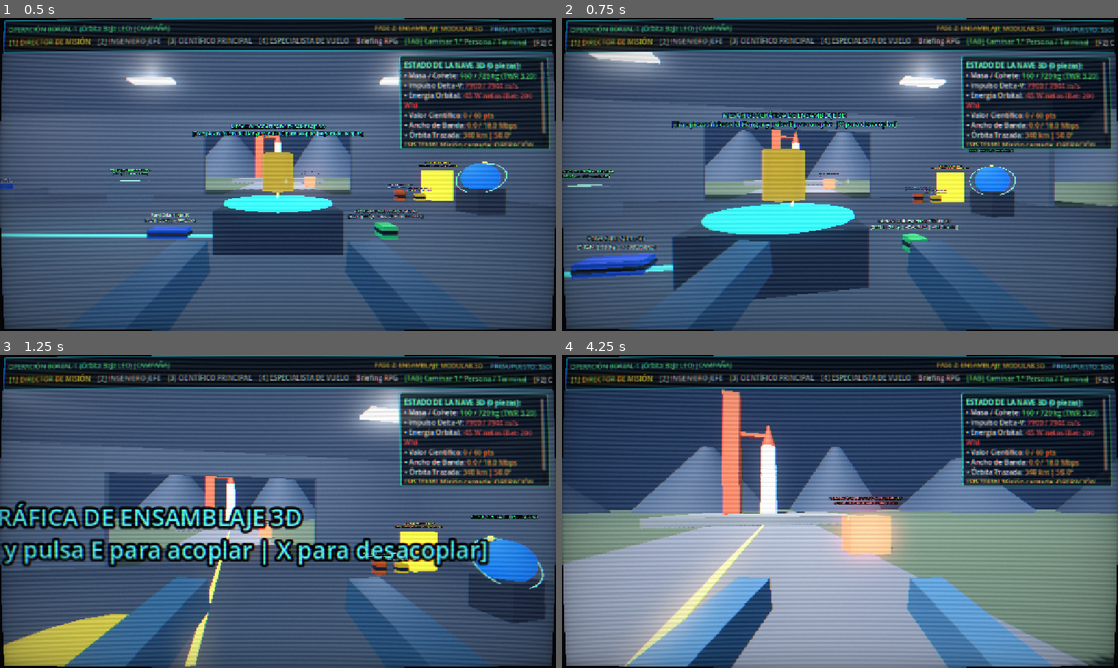
Above: before the commit, frames 1-4 (two rows, left to right).
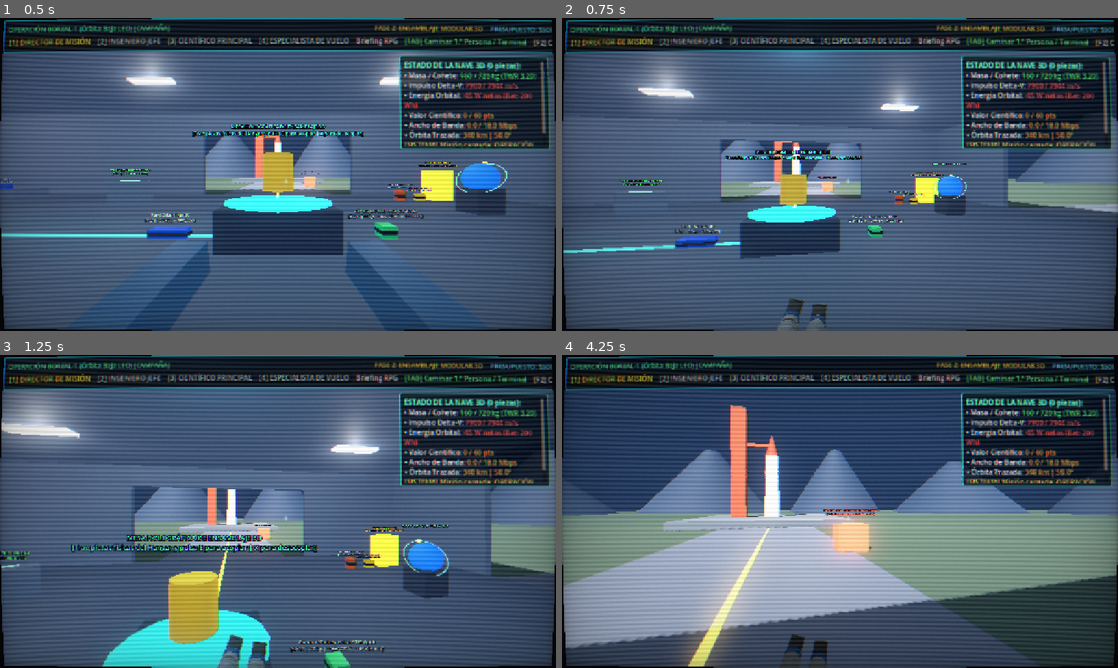
Above: after the commit, the same moments.

Repository: TechnoIsDeath/cosmic-blueprint--misi-n-control
Game: Godot game, scene res://scenes/Main.tscn
Same seed, same stepped clock (60 frames per second), same inputs: the game is played once before the commit and once after it.
Inputs (mouse positions are in pixels of both pictures, inside the frame that each line leads up to):
- Up to frame 1 (0.5 s): no input
- Up to frame 2 (0.75 s): tap Enter at 0.5 s; move the mouse to (867, 174) at 0.52 s; hold W from 0.53 s (still down); tap V at 0.6 s; click (867, 174) at 0.67 s
- Up to frame 3 (1.25 s): keep holding W; tap Space at 0.77 s
- Up to frame 4 (4.25 s): keep holding W; move the mouse to (812, 511) at 1.27 s; tap V at 1.35, 2.3, 3.05, 3.8 s; click (812, 511) at 1.42 s; tap Space at 1.52, 3.02, 3.77 s; move the mouse to (851, 505) at 2.02 s; tap E at 2.1 s; click (851, 505) at 2.17 s; move the mouse to (834, 517) at 2.77 s; tap Q at 2.85 s; click (834, 517) at 2.92 s; move the mouse to (878, 514) at 3.52 s; tap G at 3.6 s; click (878, 514) at 3.67 s

Frame 1 is identical in both runs. In frame 2, 24% of the frame differs, in the area x 0-100%, y 10-100%; in frame 3, 35%; in frame 4, 29%.

Commit message:
a
a

Diff:
--- a/project.godot
+++ b/project.godot
@@ -23,6 +23,7 @@
 
 window/size/viewport_width=1280
 window/size/viewport_height=720
+window/size/mode=3
 window/stretch/mode="canvas_items"
 window/stretch/aspect="expand"
 
--- a/scripts/Main.gd
+++ b/scripts/Main.gd
@@ -18,7 +18,9 @@
 		_run_automated_verification(room)
 
 func _run_automated_verification(room: ControlRoom3D) -> void:
-	print("[TEST] 1. Jugador 1.ª Persona instanciado en pos: ", room.player.global_position)
+	print("[TEST] 1. Jugador 1.ª Persona instanciado en pos: %s | Mallas Traje Mark III: %d" % [
+		str(room.player.global_position), room.player.suit_meshes.size()
+	])
 	print("[TEST] 2. Objetos físicos 3D en el mundo (PickupItem3D): ", room.pickups_container.get_child_count())
 
 	# Probar recoger un objeto físico con el jugador y acoplarlo a la nave
--- a/scripts/player/FirstPersonPlayer.gd
+++ b/scripts/player/FirstPersonPlayer.gd
@@ -21,6 +21,9 @@
 var flashlight: SpotLight3D
 var left_arm_mesh: MeshInstance3D
 var right_arm_mesh: MeshInstance3D
+var suit_pivot: Node3D
+var suit_meshes: Array[MeshInstance3D] = []
+var third_person: bool = false
 
 var held_item: PickupItem3D = null
 var held_rot_y: float = 0.0
@@ -70,7 +73,75 @@
 	camera.add_child(flashlight)
 
 	_build_first_person_arms()
+	_build_spacesuit_model()
+	_apply_camera_perspective()
 	Input.mouse_mode = Input.MOUSE_MODE_CAPTURED
+
+func _build_spacesuit_model() -> void:
+	suit_pivot = Node3D.new()
+	suit_pivot.name = "SpacesuitPivot"
+	add_child(suit_pivot)
+
+	var suit_scene_node: Node3D = null
+	var glb_path: String = "res://assets/models/mark_iii_spacesuit.glb"
+	if ResourceLoader.exists(glb_path):
+		var packed := load(glb_path) as PackedScene
+		if packed:
+			suit_scene_node = packed.instantiate() as Node3D
+
+	if suit_scene_node == null:
+		var doc := GLTFDocument.new()
+		var state := GLTFState.new()
+		var abs_path: String = ProjectSettings.globalize_path(glb_path)
+		if FileAccess.file_exists(abs_path) and doc.append_from_file(abs_path, state) == OK:
+			suit_scene_node = doc.generate_scene(state) as Node3D
+
+	if suit_scene_node == null:
+		return
+
+	# Orientación para modelos Z-up: levantar verticalmente y mirar al frente (-Z)
+	suit_scene_node.rotation_degrees = Vector3(-90.0, 180.0, 0.0)
+	suit_pivot.add_child(suit_scene_node)
+
+	suit_meshes.clear()
+	_collect_meshes(suit_scene_node)
+
+	# Escalar automáticamente a 1.80 m de altura y apoyar pies en y = 0.0
+	var combined_height: float = 1.98
+	var min_y_local: float = -0.89
+	if not suit_meshes.is_empty():
+		var first_aabb: AABB = suit_meshes[0].get_aabb()
+		# Tras rotar -90 en X, el eje Z del AABB original corresponde a la altura (Y)
+		combined_height = max(first_aabb.size.z, 0.2)
+		min_y_local = first_aabb.position.z
+
+	var target_scale: float = 1.80 / combined_height
+	suit_scene_node.scale = Vector3.ONE * target_scale
+	suit_scene_node.position = Vector3(0.0, -min_y_local * target_scale, 0.0)
+
+func _collect_meshes(node: Node) -> void:
+	if node is MeshInstance3D:
+		suit_meshes.append(node as MeshInstance3D)
+	for c in node.get_children():
+		_collect_meshes(c)
+
+func _apply_camera_perspective() -> void:
+	if third_person:
+		camera.position = Vector3(0.42, 0.45, 2.75)
+		raycast.target_position = Vector3(0.0, 0.0, -7.2)
+		hand_anchor.position = Vector3(0.0, -0.10, -(hold_distance + 2.55))
+		left_arm_mesh.visible = false
+		right_arm_mesh.visible = false
+		for mi in suit_meshes:
+			mi.cast_shadow = GeometryInstance3D.SHADOW_CASTING_SETTING_ON
+	else:
+		camera.position = Vector3.ZERO
+		raycast.target_position = Vector3(0.0, 0.0, -4.5)
+		hand_anchor.position = Vector3(0.0, -0.18, -hold_distance)
+		left_arm_mesh.visible = true
+		right_arm_mesh.visible = true
+		for mi in suit_meshes:
+			mi.cast_shadow = GeometryInstance3D.SHADOW_CASTING_SETTING_SHADOWS_ONLY
 
 func _build_first_person_arms() -> void:
 	var arm_mat := StandardMaterial3D.new()
@@ -116,10 +187,10 @@
 				_throw_held_item(11.5)
 		elif event.button_index == MOUSE_BUTTON_WHEEL_UP:
 			hold_distance = clampf(hold_distance - 0.20, 1.05, 3.2)
-			hand_anchor.position.z = -hold_distance
+			hand_anchor.position.z = -(hold_distance + (2.55 if third_person else 0.0))
 		elif event.button_index == MOUSE_BUTTON_WHEEL_DOWN:
 			hold_distance = clampf(hold_distance + 0.20, 1.05, 3.2)
-			hand_anchor.position.z = -hold_distance
+			hand_anchor.position.z = -(hold_distance + (2.55 if third_person else 0.0))
 
 	if event is InputEventKey and event.pressed and not event.echo:
 		match event.keycode:
@@ -142,6 +213,9 @@
 					_try_detach_part_from_table()
 			KEY_F:
 				flashlight.visible = not flashlight.visible
+			KEY_V:
+				third_person = not third_person
+				_apply_camera_perspective()
 
 func _physics_process(delta: float) -> void:
 	if not is_on_floor():
@@ -177,12 +251,19 @@
 
 	move_and_slide()
 
-	# Efecto sutil de paso (headbob) y animación de brazos
+	# Efecto sutil de paso (headbob) y balanceo del traje Mark III al caminar
+	var base_cam_y: float = 0.45 if third_person else 0.0
 	var horiz_vel: float = Vector2(velocity.x, velocity.z).length()
 	if is_on_floor() and horiz_vel > 0.5:
-		camera.position.y = sin(bob_time) * 0.035
-	else:
-		camera.position.y = lerpf(camera.position.y, 0.0, delta * 8.0)
+		camera.position.y = base_cam_y + sin(bob_time) * 0.035
+		if is_instance_valid(suit_pivot):
+			suit_pivot.position.y = abs(sin(bob_time)) * 0.045
+			suit_pivot.rotation_degrees.z = sin(bob_time) * 2.2
+	else:
+		camera.position.y = lerpf(camera.position.y, base_cam_y, delta * 8.0)
+		if is_instance_valid(suit_pivot):
+			suit_pivot.position.y = lerpf(suit_pivot.position.y, 0.0, delta * 8.0)
+			suit_pivot.rotation_degrees.z = lerpf(suit_pivot.rotation_degrees.z, 0.0, delta * 8.0)
 
 	# Física tipo Ragdoll (Spring-Damper en el punto exacto de agarre con colisiones reales)
 	if is_instance_valid(held_item):
--- a/scripts/ui/MissionControlHUD.gd
+++ b/scripts/ui/MissionControlHUD.gd
@@ -196,7 +196,7 @@
 
 	var lbl_controls := Label.new()
 	lbl_controls.horizontal_alignment = HORIZONTAL_ALIGNMENT_CENTER
-	lbl_controls.text = "[WASD] Caminar  [Shift] Correr  [Espacio] Saltar  [E / Clic Izq] Recoger / Acoplar / Usar  [Clic Der / G] Lanzar  [R] Rotar  [X] Desacoplar  [F] Linterna  [TAB] Abrir/Cerrar Terminal CRT"
+	lbl_controls.text = "[WASD] Caminar  [Shift] Correr  [Espacio] Saltar  [E/Clic] Agarrar/Usar  [Rueda] Distancia  [G/Der] Lanzar  [V] 1.ª/3.ª Pers.  [F] Linterna  [TAB] Terminal"
 	lbl_controls.add_theme_font_size_override("font_size", 13)
 	lbl_controls.add_theme_color_override("font_color", Color(0.75, 0.95, 1.0))
 	controls_bar.add_child(lbl_controls)
Binary file added: assets/models/mark_iii_spacesuit.glb
Not shown, added: assets/models/mark_iii_spacesuit.glb.import
Binary file added: assets/models/mark_iii_spacesuit_texturelogo.webp
Not shown, added: assets/models/mark_iii_spacesuit_texturelogo.webp.import
Binary file added: assets/models/mark_iii_spacesuit_texturelogo_1.png
Not shown, added: assets/models/mark_iii_spacesuit_texturelogo_1.png.import
